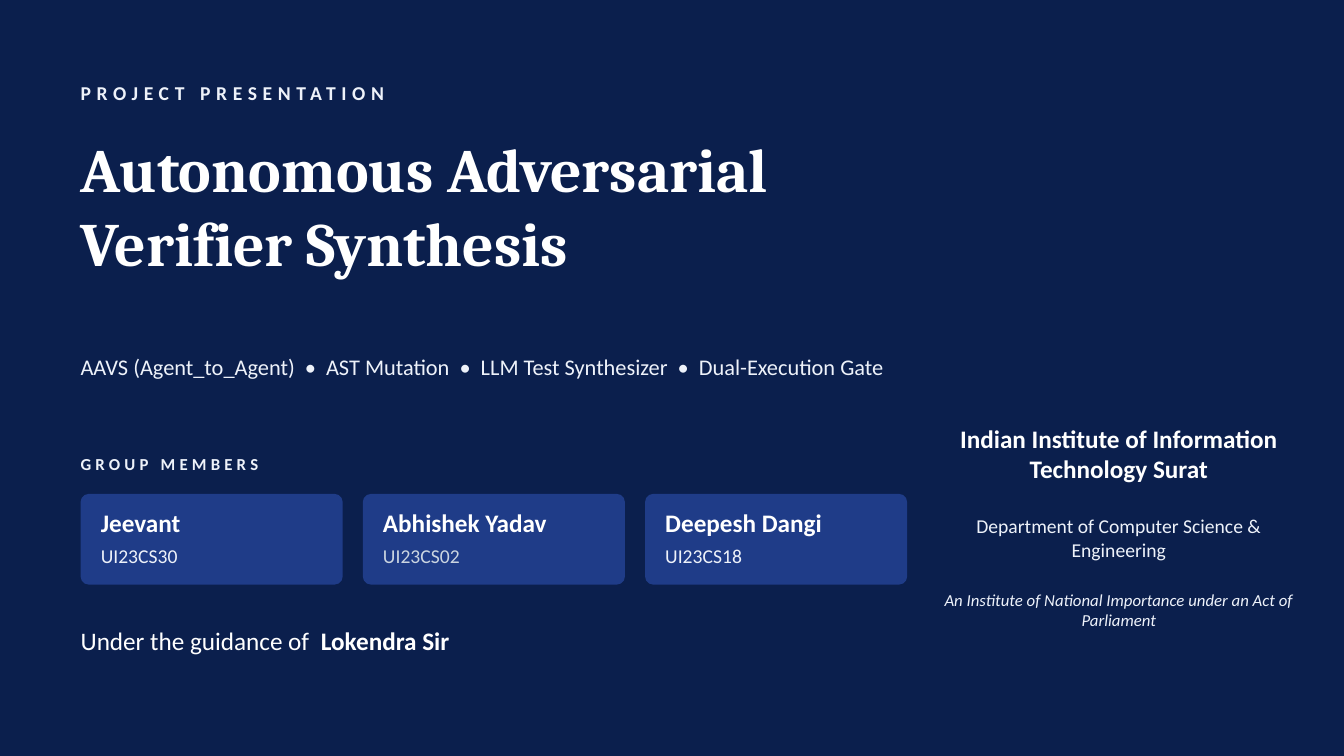
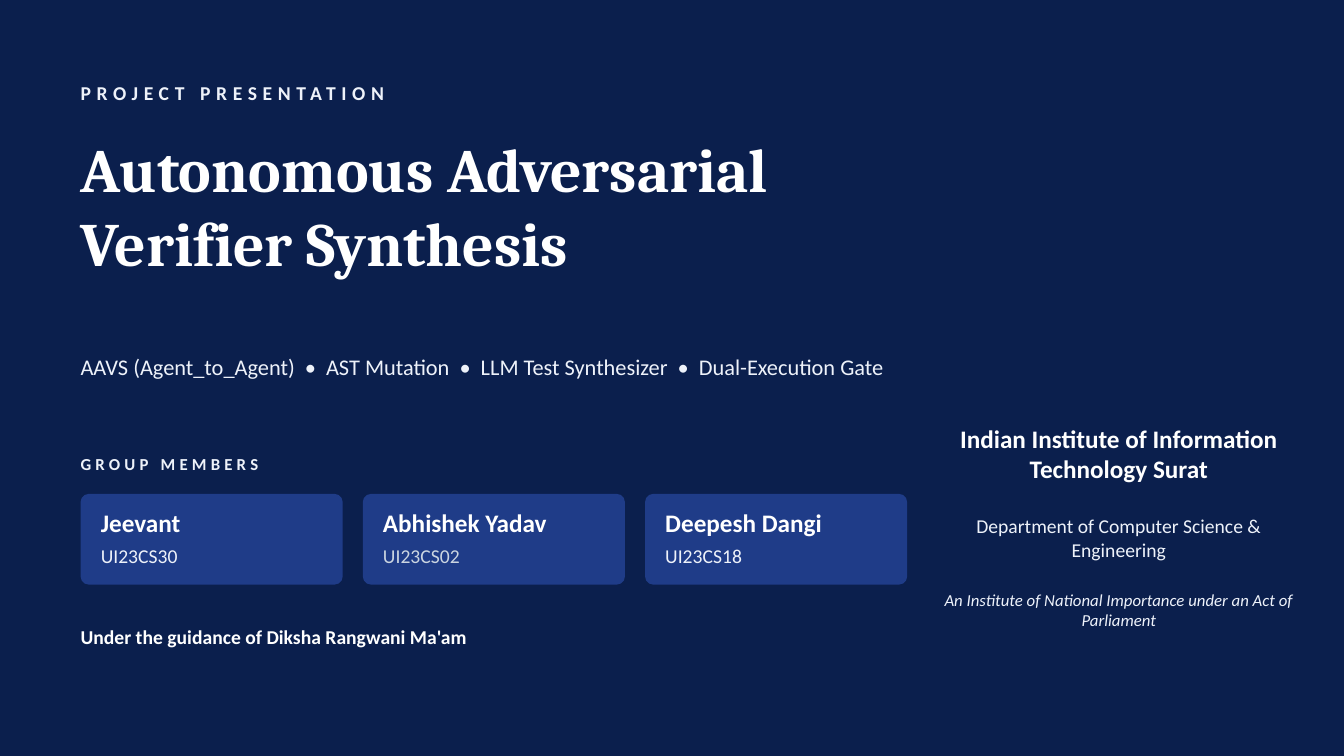
Before and after one commit to Jeevant010/Autonomous_Code_Validator, a slide deck: slide 1 of presentation/Autonomous_Code_Validator_Presentation.pptx. Drawn at 1344x756 pixels with LibreOffice and Linux fonts; fonts in the diff are those of the drawing; background and template pictures are left out. Boxes give left, top, right and bottom in pixels: in the first picture for what was removed or moved away, otherwise in the second. Text is boxed around its words. In the diff, an @@ line names an element or a change of style, - is before the commit and + after.

Commit message:
docs: update report and slides with Diksha Rangwani Ma'am, CDAC 48GB VRAM compute, and quantized open-source models

```diff
--- a/presentation/Autonomous_Code_Validator_Presentation.pptx
+++ b/presentation/Autonomous_Code_Validator_Presentation.pptx
@@ text at <box>81,630,467,648</box>: text changed; size 18 to 14 pt; bold on @@
-Under the guidance of Lokendra Sir
+Under the guidance of Diksha Rangwani Ma'am
```
Also in this commit, not shown: 4 other slides changed, 2 other files.
